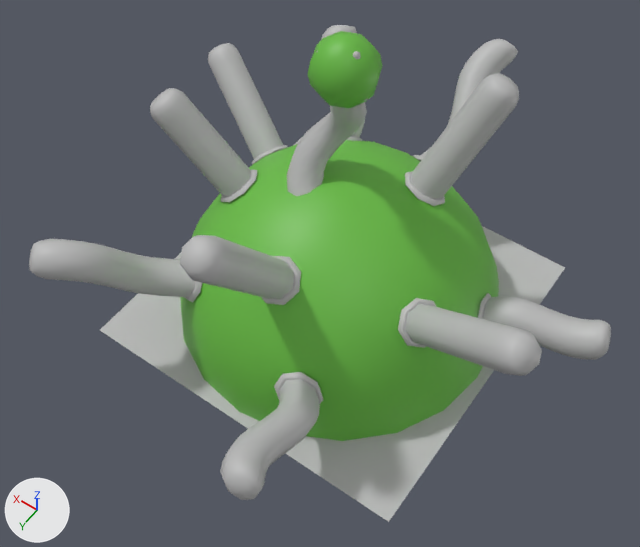
The FBX model Assets/Models/Components/N. Interruttore/N_Interruttore_low.fbx, before and after one commit.
Both versions are drawn from a 50 mm camera at (-1.74, 2.64, 4.28) aimed at (-0.11, 0.35, 0.69). Arrows for +X, +Y and +Z are at lower left; the lights stay in place. Where no turn or scale is listed for an object, it has been applied to the vertices.

Objects in the first picture: 'BaseTentacle02', 'BaseTentacle04', 'BaseTentacle05', 'BaseTentacle06', 'BaseTentacle07', 'BaseTentacle08', 'BaseTentacle09', 'BaseTentacle10', 'Base_Neurone_low', 'Cordone_low', 'CoreAlto_low', 'CorpoGelatina_low'.
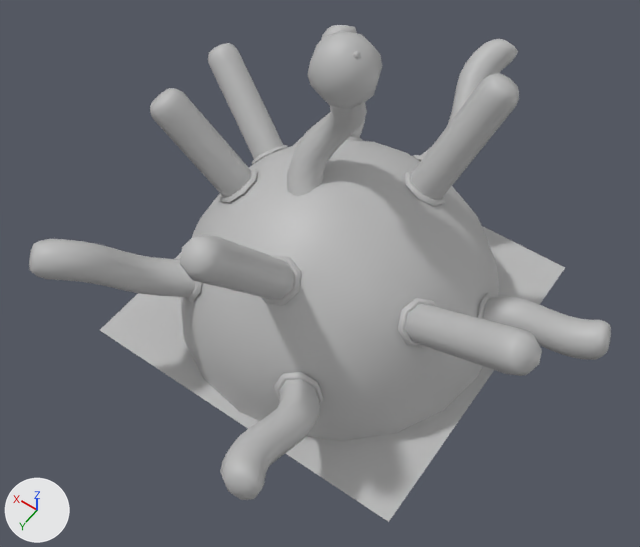
What changed in the scene script:
```text
Change me_mesh_002:
    where me_mesh_002.from_pydata(...)  # 498 vertices, 504 faces; spans x -0.17..0.17, y -0.17..0.17, z -0.17..0.17
    used by ob_corealto_low; location = (0.0, 0.0, 1.712)
    me_mesh_002 part 1: all 64 faces that had it switch from mat_trasp (green #68bc42) to mat_lambert1 (grey #bcbcbc)
Change me_mesh:
    where me_mesh.from_pydata(...)  # 201 vertices, 200 faces; spans x -95.0..95.0, y 0.0..95.0, z -95.0..95.0
    remove me_mesh.materials.append(mat_trasp)  # green #68bc42
    add me_mesh.materials.append(mat_lambert1)  # grey #bcbcbc
```

Where the change shows, as pixel boxes [x1, y1, x2, y2] in the pictures (640 x 547 px):
'CorpoGelatina_low', recoloured (green to grey): [180, 140, 499, 441] in both
part 1 of me_mesh_002, recoloured (green to grey): [308, 31, 382, 108] in both
